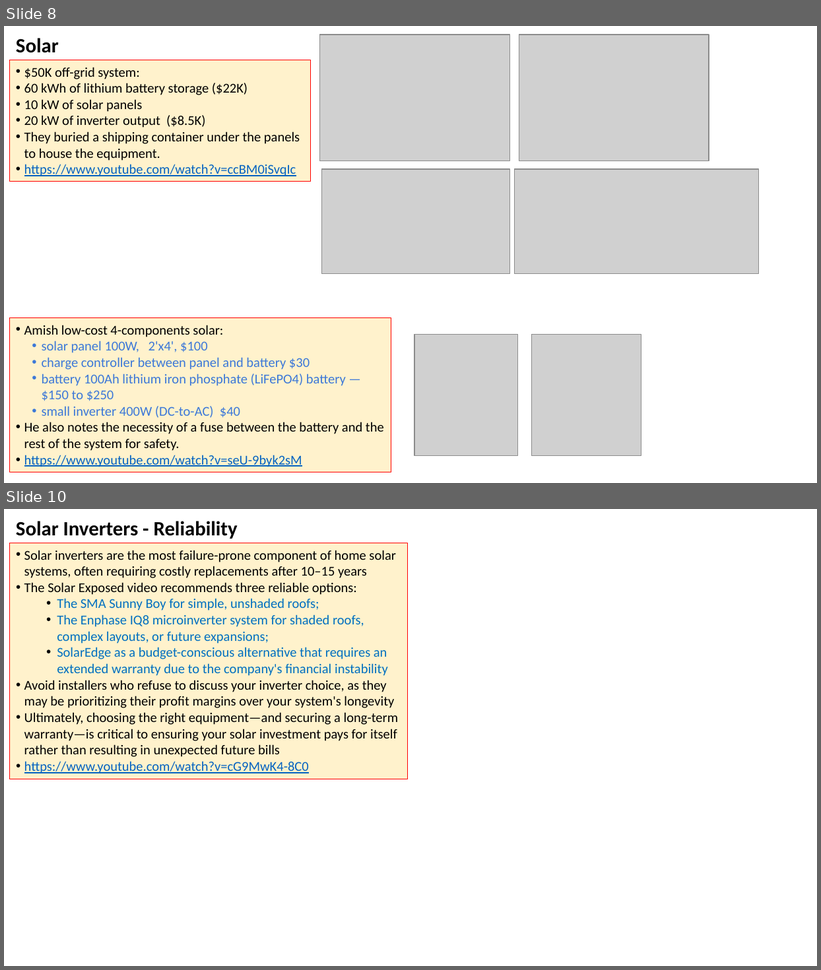
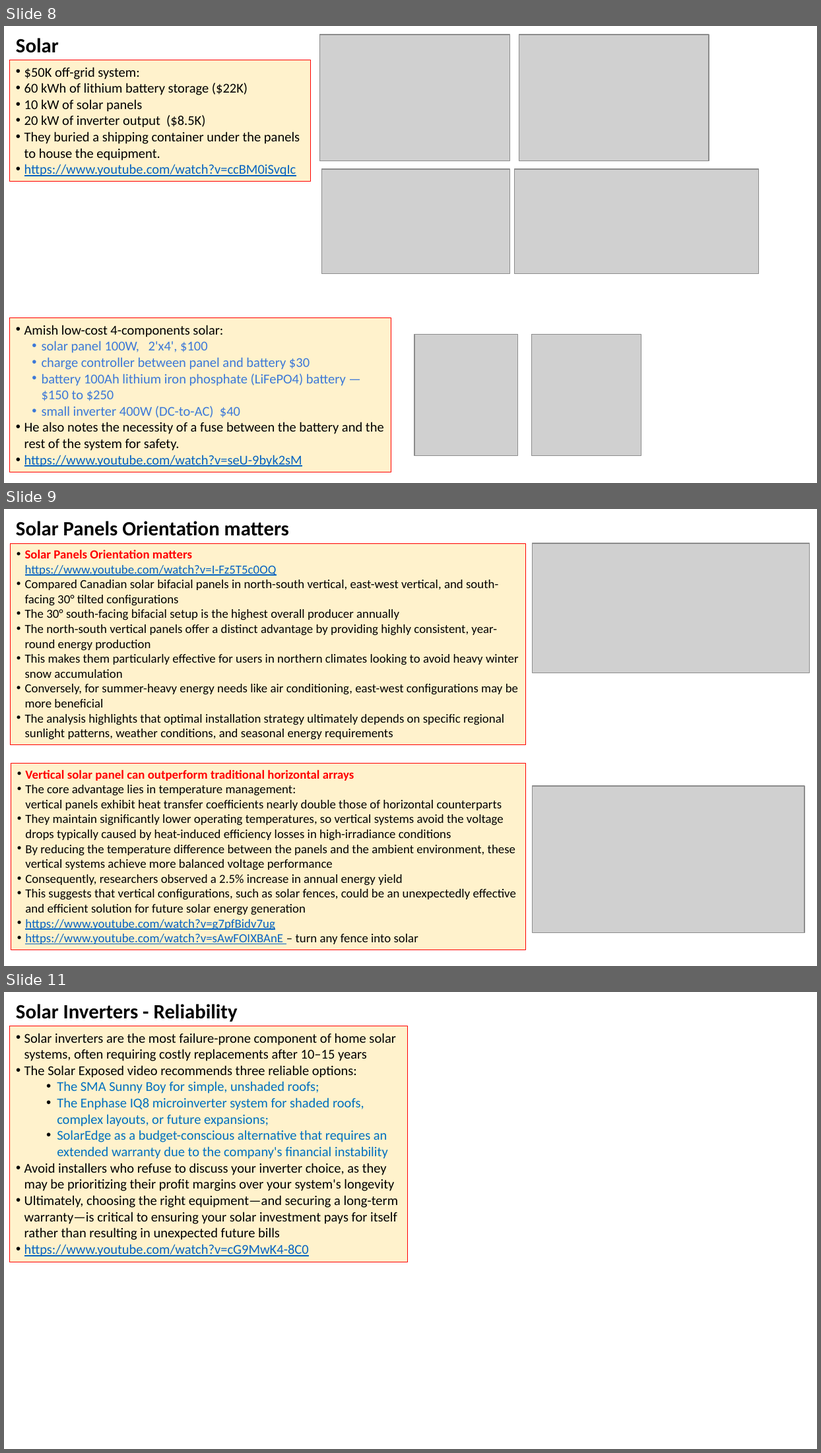
Before and after one commit to lselector/misc_farm, a slide deck: solar.pptx. Shown one above the other, each under a label of ours: slides 8 and 10 before the commit, slides 8, 9 and 11 after it; the slides between them are not shown. The pictures are 821x970 and 821x1453 pixels, drawn with LibreOffice and Linux fonts; fonts in the diff are those of the drawing; grey boxes stand for pictures. Boxes give left, top, right and bottom in pixels: in the first picture for what was removed or moved away, otherwise in the second. Text is boxed around its words. In the diff, an @@ line names an element or a change of style, - is before the commit and + after.

Commit message:
update

```diff
--- a/solar.pptx
+++ b/solar.pptx
@@ slide 9 added at (4,509,817,966), background #FFFFFF @@
@@ text added at (16,521,289,536), 18 pt, text #000000, bold @@
+Solar Panels Orientation matters
@@ rectangle added at (11,543,526,745), fill #FFF2CC, outline #FF0000 0.56 pt, 11 pt, text #000000 @@
+• Solar Panels Orientation matters
+  https://www.youtube.com/watch?v=I-Fz5T5c0OQ
+• Compared Canadian solar bifacial panels in north-south vertical, east-west vertical, and south-facing 30° tilted configurations
+• The 30° south-facing bifacial setup is the highest overall producer annually
+• The north-south vertical panels offer a distinct advantage by providing highly consistent, year-round energy production
+• This makes them particularly effective for users in northern climates looking to avoid heavy winter snow accumulation
+• Conversely, for summer-heavy energy needs like air conditioning, east-west configurations may be more beneficial
+• The analysis highlights that optimal installation strategy ultimately depends on specific regional sunlight patterns, weather conditions, and seasonal energy requirements
@@ picture added at (533,543,810,673) @@
@@ rectangle added at (11,764,526,951), fill #FFF2CC, outline #FF0000 0.56 pt, 11 pt, text #000000 @@
+• Vertical solar panel can outperform traditional horizontal arrays
+• The core advantage lies in temperature management:
+  vertical panels exhibit heat transfer coefficients nearly double those of horizontal counterparts
+• They maintain significantly lower operating temperatures, so vertical systems avoid the voltage drops typically caused by heat-induced efficiency losses in high-irradiance conditions
+• By reducing the temperature difference between the panels and the ambient environment, these vertical systems achieve more balanced voltage performance
+• Consequently, researchers observed a 2.5% increase in annual energy yield
+• This suggests that vertical configurations, such as solar fences, could be an unexpectedly effective and efficient solution for future solar energy generation
+• https://www.youtube.com/watch?v=g7pfBidv7ug
+• https://www.youtube.com/watch?v=sAwFOIXBAnE – turn any fence into solar
@@ picture added at (533,786,805,933) @@
@@ what was slide 10 is now slide 11 @@
```
Also in this commit, not shown: 1 slide changed.
